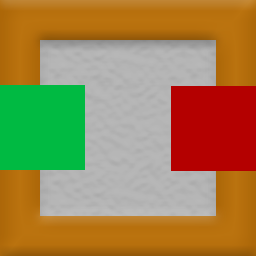
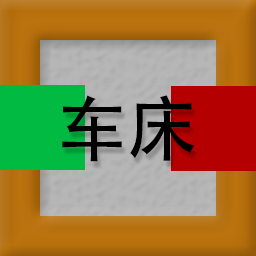
Revision of a layered (256, 256) image; what changed, layer by layer:
added layer "车床" above "矩形 3 拷贝" over (62, 95, 195, 162)
